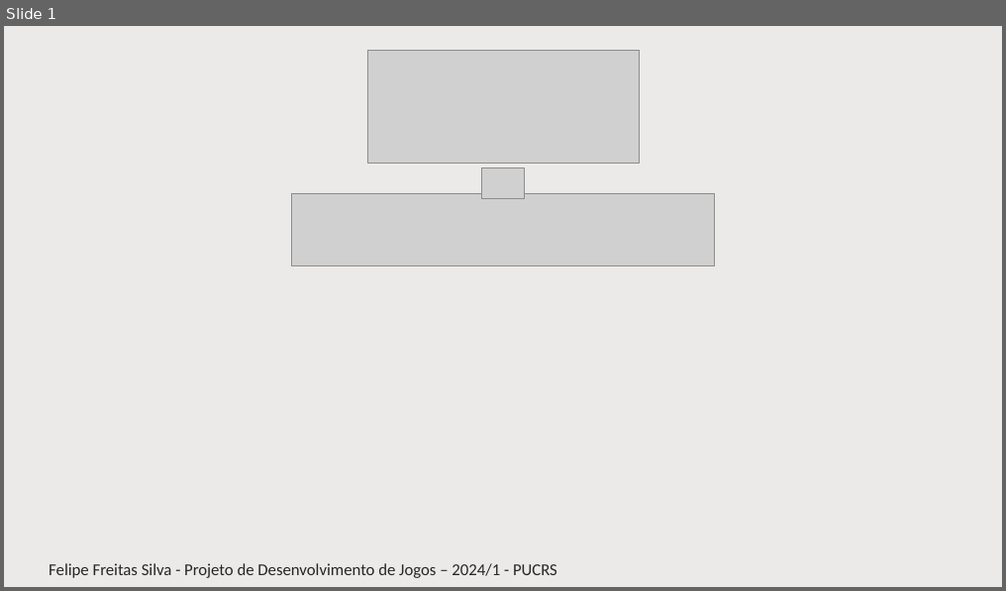
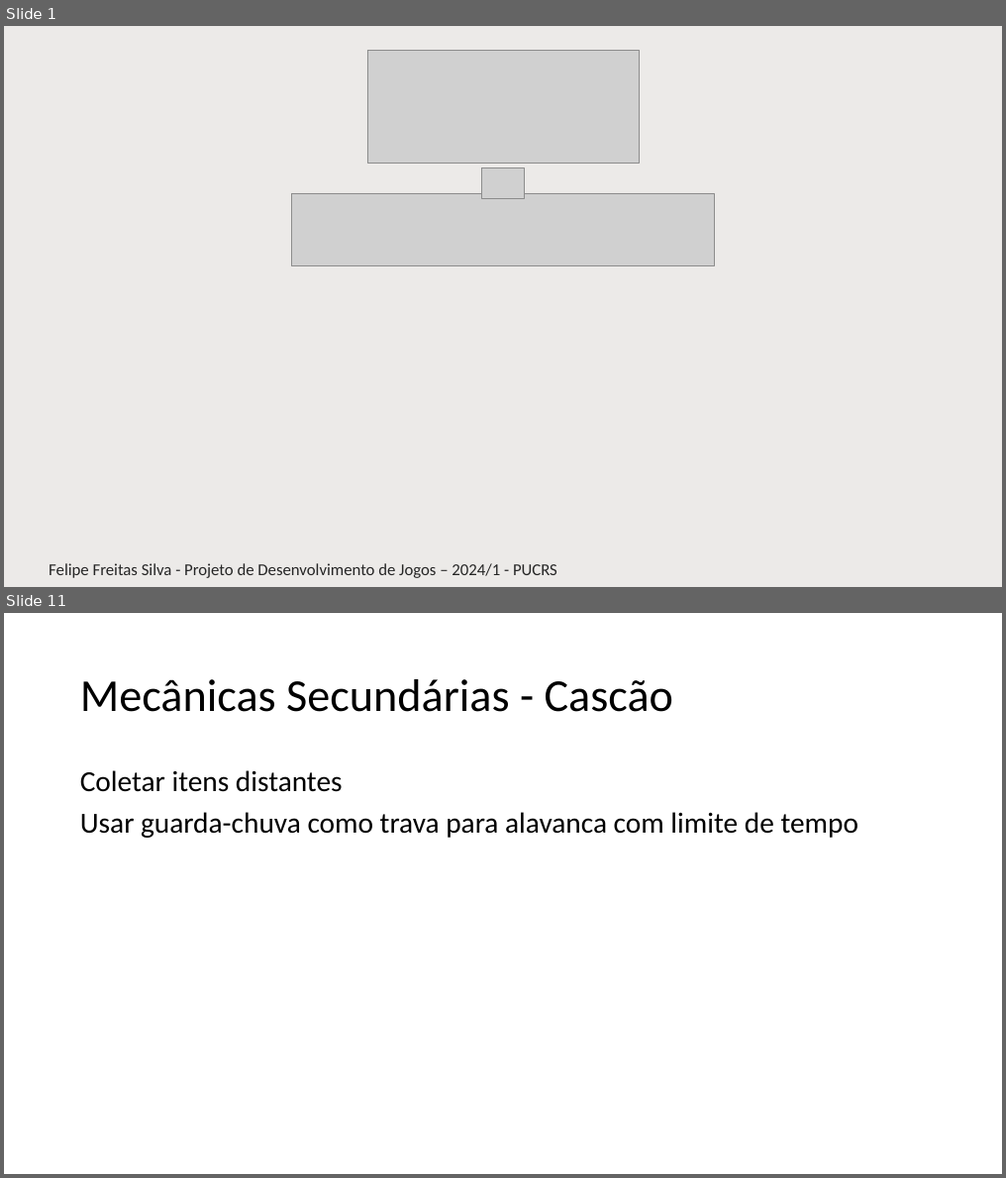
Before and after one commit to EngenhariaSoftwarePUCRS/Projeto_de_Desenvolvimento_de_Jogos, a slide deck: Trabalho/Parte1_Pitch/Pitch__Fuga_dos_Pets__Felipe_Freitas_Silva.pptx. Shown one above the other, each under a label of ours: slide 1 before the commit, slides 1 and 11 after it; the slides between them are not shown. The pictures are 1006x591 and 1006x1178 pixels, drawn with LibreOffice and Linux fonts; fonts in the diff are those of the drawing; grey boxes stand for pictures; background and template pictures are left out. Boxes give left, top, right and bottom in pixels: in the first picture for what was removed or moved away, otherwise in the second. Text is boxed around its words. In the diff, an @@ line names an element or a change of style, - is before the commit and + after.

```diff
--- a/Trabalho/Parte1_Pitch/Pitch__Fuga_dos_Pets__Felipe_Freitas_Silva.pptx
+++ b/Trabalho/Parte1_Pitch/Pitch__Fuga_dos_Pets__Felipe_Freitas_Silva.pptx
@@ slide 11 added at [4, 613, 1002, 1174], background #FFFFFF @@
@@ title added at [80, 679, 673, 712], 44 pt, text #000000 @@
+Mecânicas Secundárias - Cascão
@@ text added at [80, 770, 859, 838], 28 pt, text #000000 @@
+Coletar itens distantes
+Usar guarda-chuva como trava para alavanca com limite de tempo
```
Also in this commit, not shown: 18 other slides added.
